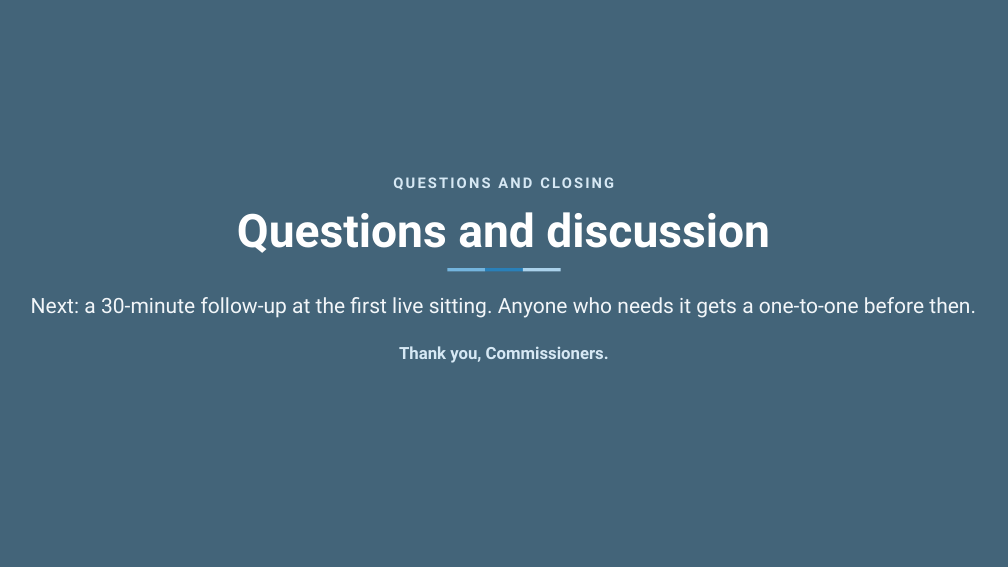
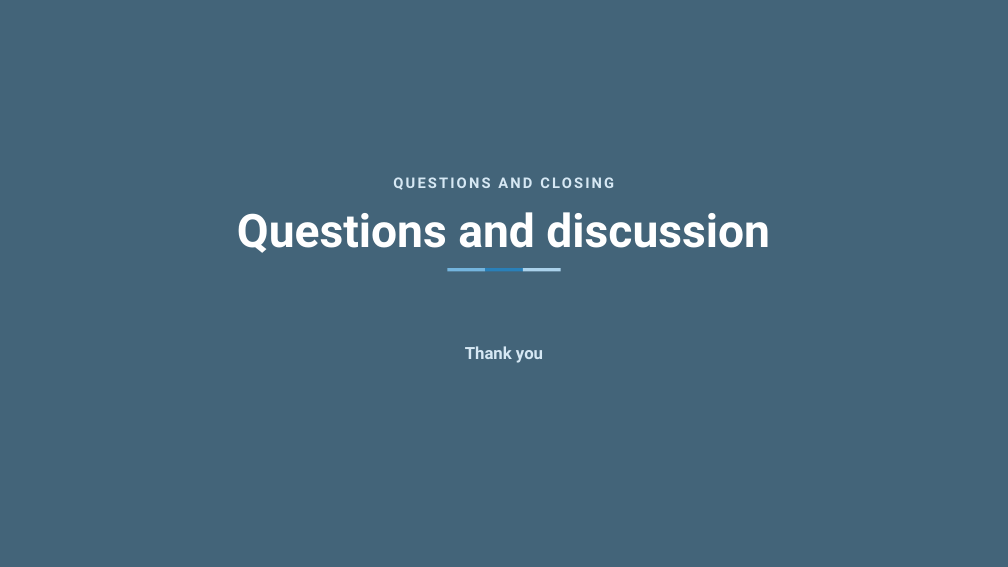
Before and after one commit to Innovation-and-Policy-Development-Unit/commissionDecisionApp_v1.0, a slide deck: slide 17 of docs/training/SCDMS_Commissioner_Briefing.pptx (slide 18 before the commit). Drawn at 1008x567 pixels with LibreOffice and Linux fonts; fonts in the diff are those of the drawing. Boxes give left, top, right and bottom in pixels: in the first picture for what was removed or moved away, otherwise in the second. Text is boxed around its words. In the diff, an @@ line names an element or a change of style, - is before the commit and + after.

```diff
--- a/docs/training/SCDMS_Commissioner_Briefing.pptx
+++ b/docs/training/SCDMS_Commissioner_Briefing.pptx
@@ text removed at (31,297,976,318) @@
-Next: a 30-minute follow-up at the first live sitting. Anyone who needs it gets a one-to-one before then.
@@ text at (465,346,543,363): text changed @@
-Thank you, Commissioners.
+Thank you
```
Also in this commit, not shown: 7 other slides changed, 1 slide removed, 9 other files.
